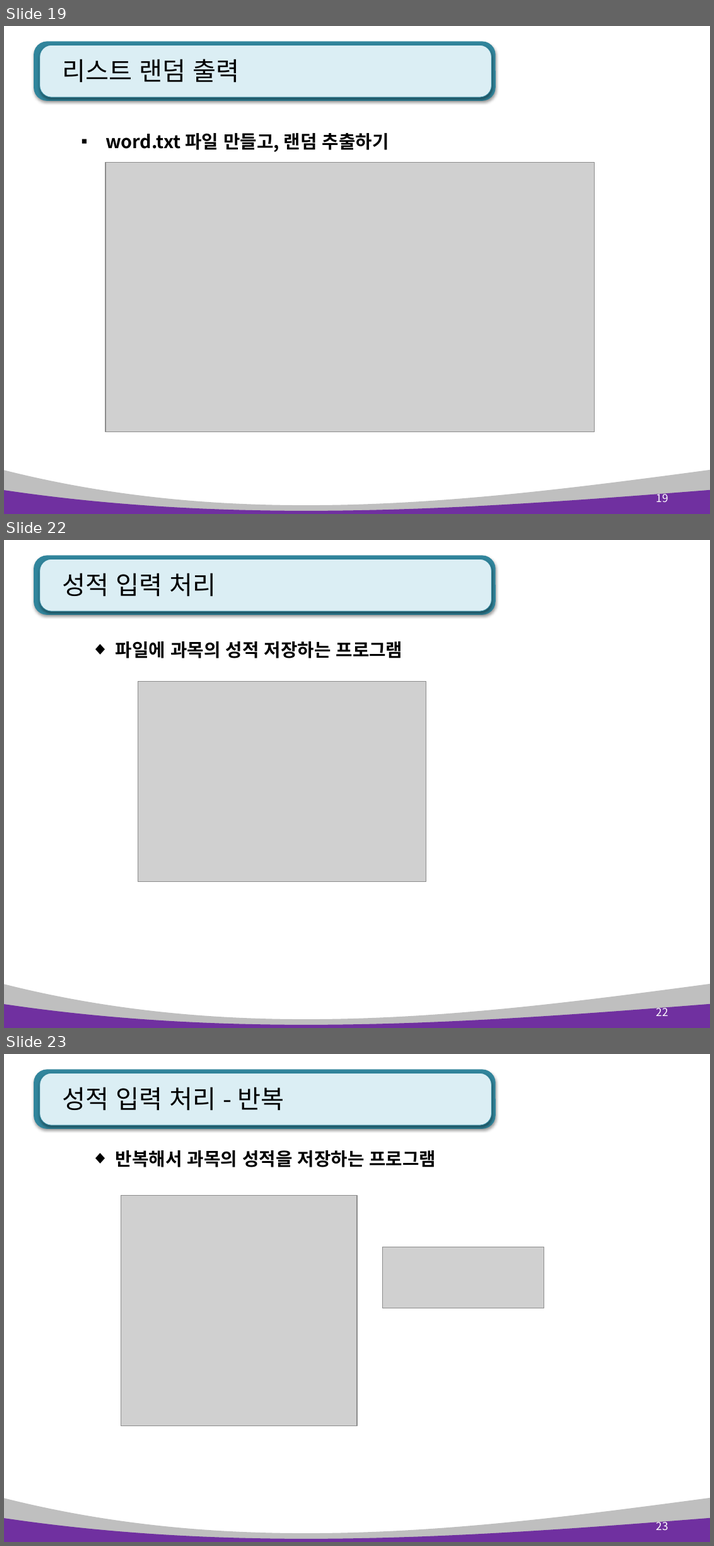
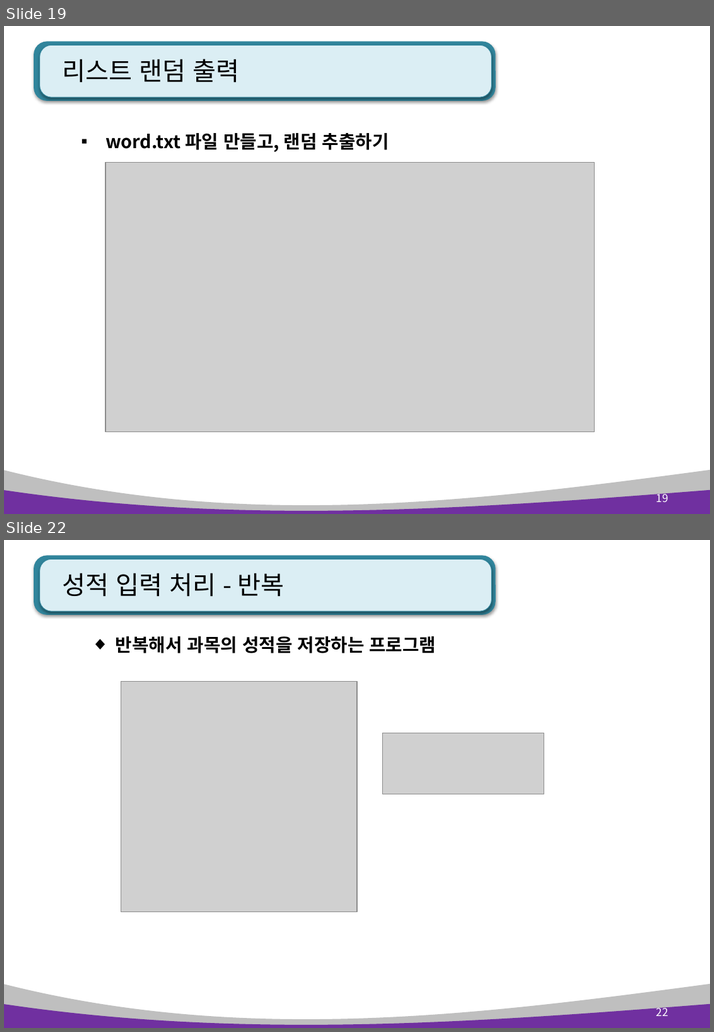
Before and after one commit to kiyongee2/green_pyworks, a slide deck: python_ppt_2023/Python 8장. 예외처리, 파일입출력.pptx. Shown one above the other, each under a label of ours: slides 19, 22 and 23 before the commit, slides 19 and 22 after it; the slides between them are not shown. The pictures are 714x1546 and 714x1032 pixels, drawn with LibreOffice and Linux fonts; fonts in the diff are those of the drawing; grey boxes stand for pictures. Boxes give left, top, right and bottom in pixels: in the first picture for what was removed or moved away, otherwise in the second. Text is boxed around its words. In the diff, an @@ line names an element or a change of style, - is before the commit and + after.

```diff
--- a/python_ppt_2023/Python 8장. 예외처리, 파일입출력.pptx
+++ b/python_ppt_2023/Python 8장. 예외처리, 파일입출력.pptx
@@ slide 22 removed at [4,540,710,1028], background #FFFFFF; not listed: 4 template elements that a slide beside it also shows @@
@@ title removed at [63,573,216,597] @@
-성적 입력 처리
@@ text removed at [116,641,403,658] @@
-◆ 파일에 과목의 성적 저장하는 프로그램
@@ picture removed at [138,682,426,882] @@
@@ page number removed at [655,1006,667,1016] @@
-22
@@ what was slide 23 is now slide 22 @@
@@ page number at [655,1006,667,1016]: text changed @@
-23
+22
```
Also in this commit, not shown: 12 slides changed, 11 other files.
